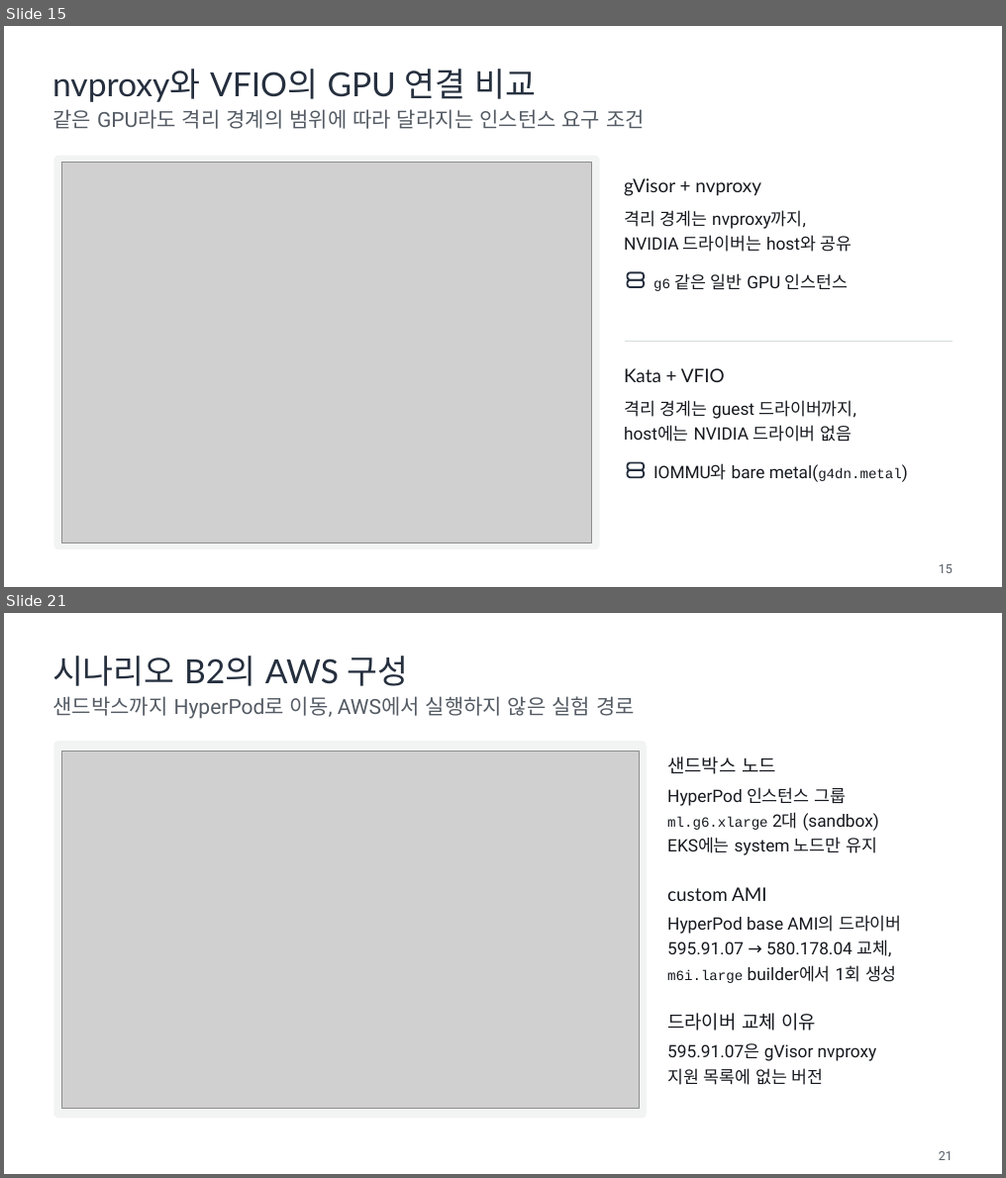
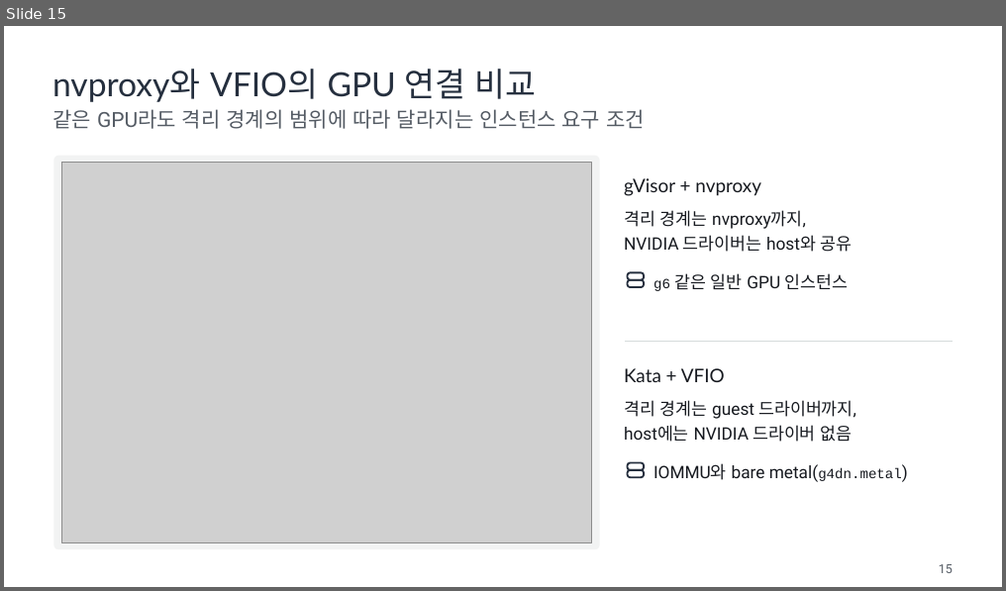
Before and after one commit to daekeun-ml/gpu-sandbox-on-aws, a slide deck: slides/gpu-sandbox-theory.pptx. Shown one above the other, each under a label of ours: slides 15 and 21 before the commit, slide 15 after it; the slides between them are not shown. The pictures are 1006x1178 and 1006x591 pixels, drawn with LibreOffice and Linux fonts; fonts in the diff are those of the drawing; grey boxes stand for pictures. Boxes give left, top, right and bottom in pixels: in the first picture for what was removed or moved away, otherwise in the second. Text is boxed around its words. In the diff, an @@ line names an element or a change of style, - is before the commit and + after.

Commit message:
Align the B2 architecture, hands-on guides and theory deck with the HyperPod run

```diff
--- a/slides/gpu-sandbox-theory.pptx
+++ b/slides/gpu-sandbox-theory.pptx
@@ slide 21 removed at [4, 613, 1002, 1174], background #FFFFFF @@
@@ text removed at [53, 656, 409, 686] @@
-시나리오 B2의 AWS 구성
@@ text removed at [54, 696, 635, 719] @@
-샌드박스까지 HyperPod로 이동, AWS에서 실행하지 않은 실험 경로
@@ rounded rectangle removed at [54, 741, 648, 1118] @@
@@ picture removed at [61, 751, 639, 1109] @@
@@ group removed at [667, 757, 879, 856]: 4 texts @@
-샌드박스 노드
-HyperPod 인스턴스 그룹
-ml.g6.xlarge 2대 (sandbox)
-EKS에는 system 노드만 유지
@@ group removed at [667, 887, 902, 983]: 4 texts @@
-custom AMI
-HyperPod base AMI의 드라이버
-595.91.07 → 580.178.04 교체,
-m6i.large builder에서 1회 생성
@@ text removed at [667, 1013, 816, 1031] @@
-드라이버 교체 이유
@@ text removed at [667, 1044, 877, 1061] @@
-595.91.07은 gVisor nvproxy
@@ text removed at [667, 1068, 824, 1085] @@
-지원 목록에 없는 버전
@@ text removed at [939, 1152, 952, 1160] @@
-21
```
Also in this commit, not shown: 16 slides changed, 5 slides added, 3 other slides removed, 49 other files.
